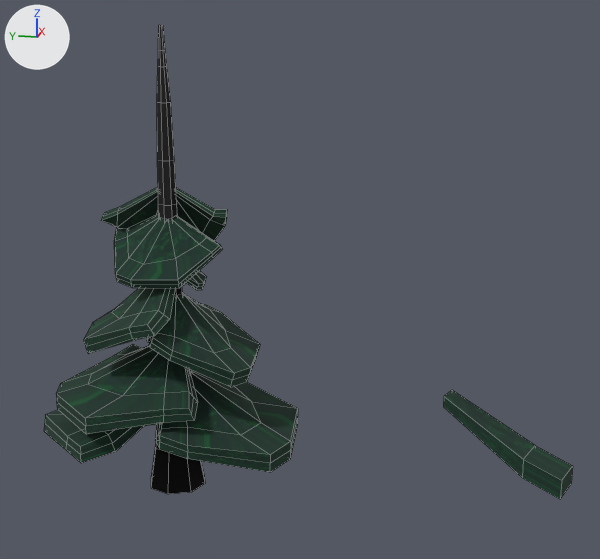
What one commit did to the Blender file LowPoly_Asset_Blend/C_Tree_tall.blend.
The view is the same before and after, from a 50 mm camera at (-18.95, -7.05, 9.78) aimed at (-0.05, -3.27, 5.06). Every picture has the same lights, and +X, +Y and +Z are marked at upper left. Mesh edges are drawn as thin lines.
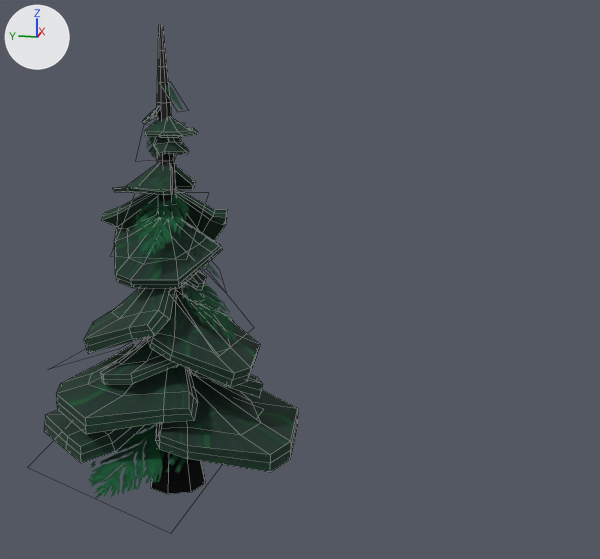
Commit message: completed the solid branch sections for the tall coniferous

The change, as a diff of the scene's bpy script:
```diff
--- a/LowPoly_Asset_Blend/C_Tree_tall.blend.py
+++ b/LowPoly_Asset_Blend/C_Tree_tall.blend.py
@@ img_pine_leaf_texture_trans_2048_png_001 @@
+img_pine_leaf_texture_trans_2048_png_001 = load_image('pine-leaf-texture-trans-2048.png.001', '../Textures/Pine-textures/pine-leaf-texture-trans-2048.png', 2048, 2048, 'sRGB')
@@ mat_pine_leaf_trans_001 @@
+mat_pine_leaf_trans_001 = principled_material('Pine_leaf_trans.001')
+mat_pine_leaf_trans_001.texture = img_pine_leaf_texture_trans_2048_png_001  # with its transparency
+mat_pine_leaf_trans_001.roughness = 1.0
@@ me_cube_002 @@
 # used by ob_cube; location = (0.0, 0.0, 0.0); scale = (0.455, 0.455, 0.455)
-me_cube_002.from_pydata(...)  # 566 vertices, 546 faces; spans x -5.5..5.6, y -21.3..7.7, z -1.2..24.0
+me_cube_002.from_pydata(...)  # 884 vertices, 825 faces; spans x -7.8..7.5, y -7.0..7.7, z -1.2..24.0
+# me_cube_002 part 1: the loose piece of 58 vertices spanning x -4.1..4.5, y -4.8..0.4, z 5.8..10.1 is copied, and the copy is turned 47.3 degrees about the z axis through its middle, then moved by (1.0, 0.9, -1.9); it spans x -3.1..4.2, y -4.9..3.2, z 3.9..8.3
+# me_cube_002 part 2: the loose piece of 58 vertices spanning x -5.5..2.9, y -2.6..6.2, z 3.9..7.2 is copied, and the copy is multiplied about its middle by the matrix ((0.587, -0.152, 0.065), (0.134, 0.579, 0.139), (-0.096, -0.119, 0.59)), then moved by (-0.1, -0.9, 1.4); it spans x -4.2..0.8, y -2.2..3.4, z 5.4..8.1
+# me_cube_002 part 3: the loose piece of 12 vertices spanning x -3.6..0.2, y -21.3..-14.9, z 1.8..5.5 is deleted
+# me_cube_002 part 4
+# 156 vertices are added at x -7.8..7.5, y -5.1..7.0, z 0.3..21.2
+# 9 new faces join them, mat_pine_leaf_trans_001 (picture img_pine_leaf_texture_trans_2048_png_001)
+# 112 new faces join them, mat_pine_leaf_whole (picture img_pine_leaf_texture_whole_2048_png)
 me_cube_002.materials.append(mat_dark_bark)
 me_cube_002.materials.append(mat_pine_leaf_whole)
+me_cube_002.materials.append(mat_pine_leaf_trans_001)  # picture img_pine_leaf_texture_trans_2048_png_001
```

Changed parts and their boxes [x1, y1, x2, y2] in the pictures (600 x 559 px):
'Cube', reshaped (52% narrower)
    before: [44, 25, 573, 499]
    after: [44, 25, 298, 499]
part 1 of me_cube_002, added
    after: [138, 337, 263, 398]
part 2 of me_cube_002, added
    after: [100, 340, 181, 384]
part 3 of me_cube_002, deleted (green)
    before: [443, 390, 573, 499]
part 4 of me_cube_002, added (green)
    after: [88, 84, 237, 499]
